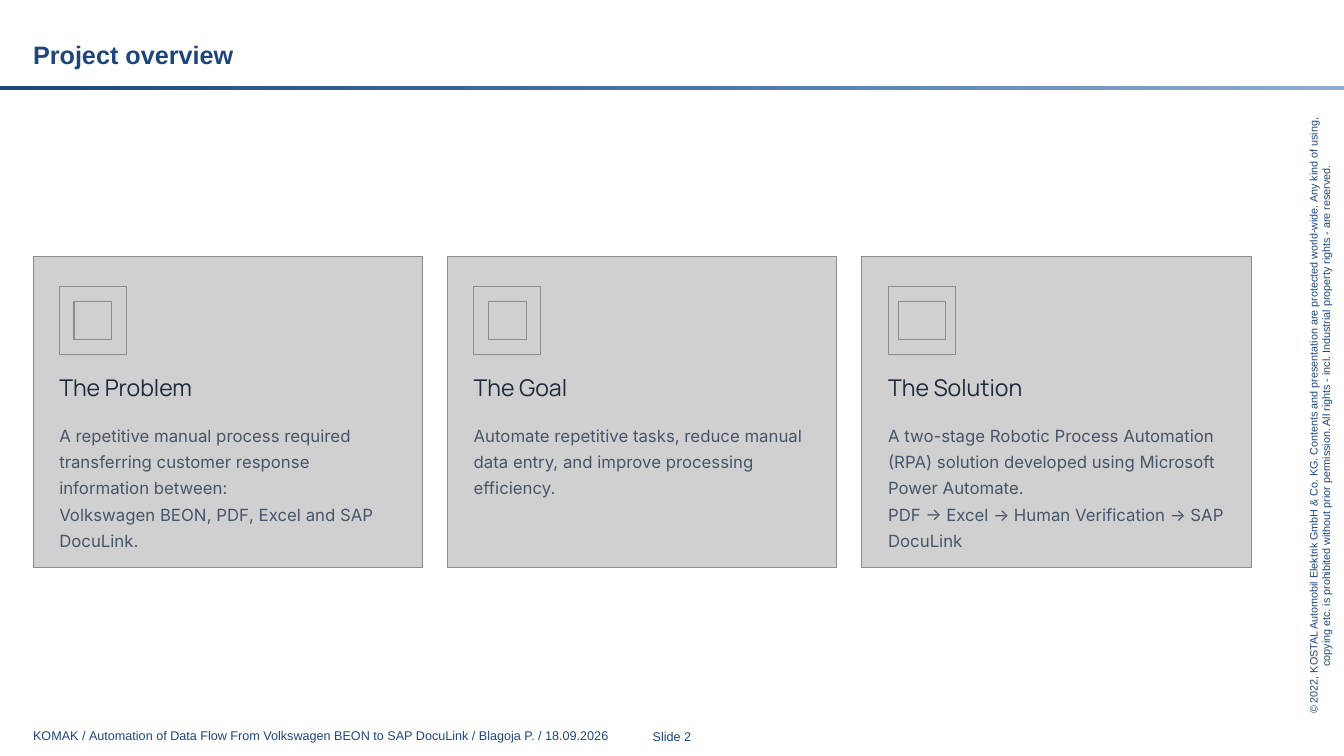
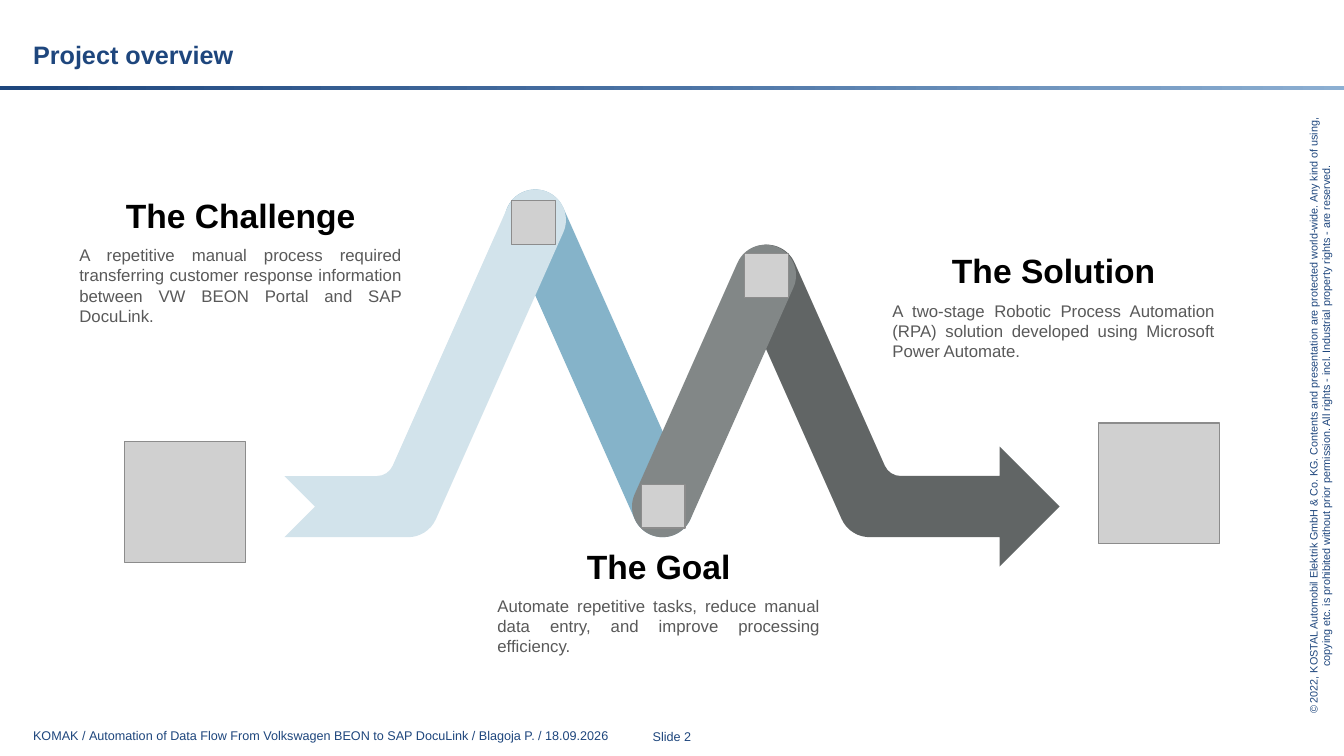
Before and after one commit to balepavleski78/pdf-report-automation, a slide deck: slide 2 of Presentation.pptx. Drawn at 1344x756 pixels with LibreOffice and Linux fonts; fonts in the diff are those of the drawing; grey boxes stand for pictures; background and template pictures are left out. Boxes give left, top, right and bottom in pixels: in the first picture for what was removed or moved away, otherwise in the second. Text is boxed around its words. In the diff, an @@ line names an element or a change of style, - is before the commit and + after.

```diff
--- a/Presentation.pptx
+++ b/Presentation.pptx
@@ text added at (x1=126, y1=203, x2=355, y2=235), 24 pt, text #000000, bold @@
+The Challenge
@@ freeform shape added at (x1=284, y1=190, x2=566, y2=537), fill #D2E3EB @@
@@ freeform shape added at (x1=505, y1=190, x2=694, y2=537), fill #85B3C9 @@
@@ picture added at (x1=512, y1=201, x2=557, y2=245) @@
@@ picture removed at (x1=33, y1=256, x2=422, y2=568) @@
@@ text at (x1=79, y1=249, x2=402, y2=322): text changed; font Inter to Arial; text colour #475569 to #595959 @@
-A repetitive manual process required transferring customer response information between:
-Volkswagen BEON, PDF, Excel and SAP DocuLink.
+A repetitive manual process required transferring customer response information between VW BEON Portal and SAP DocuLink.
@@ picture removed at (x1=448, y1=256, x2=837, y2=568) @@
@@ freeform shape added at (x1=632, y1=245, x2=797, y2=537), fill #828787 @@
@@ freeform shape added at (x1=736, y1=245, x2=1060, y2=567), fill #616565 @@
@@ picture added at (x1=745, y1=254, x2=789, y2=298) @@
@@ picture removed at (x1=862, y1=256, x2=1251, y2=568) @@
@@ text "The Solution" moved from (x1=888, y1=379, x2=1023, y2=397) to (x1=952, y1=258, x2=1155, y2=284) @@
@@ text "The Solution" at (x1=952, y1=258, x2=1155, y2=284): size 16.5 to 24 pt, font Manrope to Arial, text colour #1E293B to #000000, bold on; alignment left to centre; vertical alignment top to bottom @@
@@ picture removed at (x1=59, y1=287, x2=127, y2=355) @@
@@ picture removed at (x1=474, y1=287, x2=541, y2=355) @@
@@ picture removed at (x1=888, y1=287, x2=956, y2=355) @@
@@ picture removed at (x1=74, y1=301, x2=112, y2=340) @@
@@ picture removed at (x1=489, y1=301, x2=527, y2=340) @@
@@ text at (x1=892, y1=305, x2=1215, y2=357): text changed; font Inter to Arial; text colour #475569 to #595959 @@
-A two-stage Robotic Process Automation (RPA) solution developed using Microsoft Power Automate.
-PDF → Excel → Human Verification → SAP DocuLink
+A two-stage Robotic Process Automation (RPA) solution developed using Microsoft Power Automate.
@@ picture removed at (x1=898, y1=301, x2=946, y2=340) @@
@@ text removed at (x1=59, y1=379, x2=192, y2=397) @@
-The Problem
@@ picture added at (x1=125, y1=442, x2=246, y2=563) @@
@@ picture added at (x1=1099, y1=423, x2=1220, y2=544) @@
@@ picture added at (x1=641, y1=484, x2=686, y2=528) @@
@@ text "The Goal" at (x1=587, y1=554, x2=731, y2=580): size 16.5 to 24 pt, font Manrope to Arial, text colour #1E293B to #000000, bold on; alignment left to centre; vertical alignment top to bottom @@
@@ text "The Goal" moved from (x1=474, y1=379, x2=567, y2=397) to (x1=587, y1=554, x2=731, y2=580) @@
@@ text "Automate repetitive tasks, reduce manual ..." moved from (x1=474, y1=429, x2=802, y2=498) to (x1=497, y1=600, x2=819, y2=656) @@
@@ text "Automate repetitive tasks, reduce manual ..." at (x1=497, y1=600, x2=819, y2=656): font Inter to Arial, text colour #475569 to #595959; alignment left to justified; line spacing 18.6pt to 1 @@
```
Also in this commit, not shown: 5 other slides changed, 1 other file.
